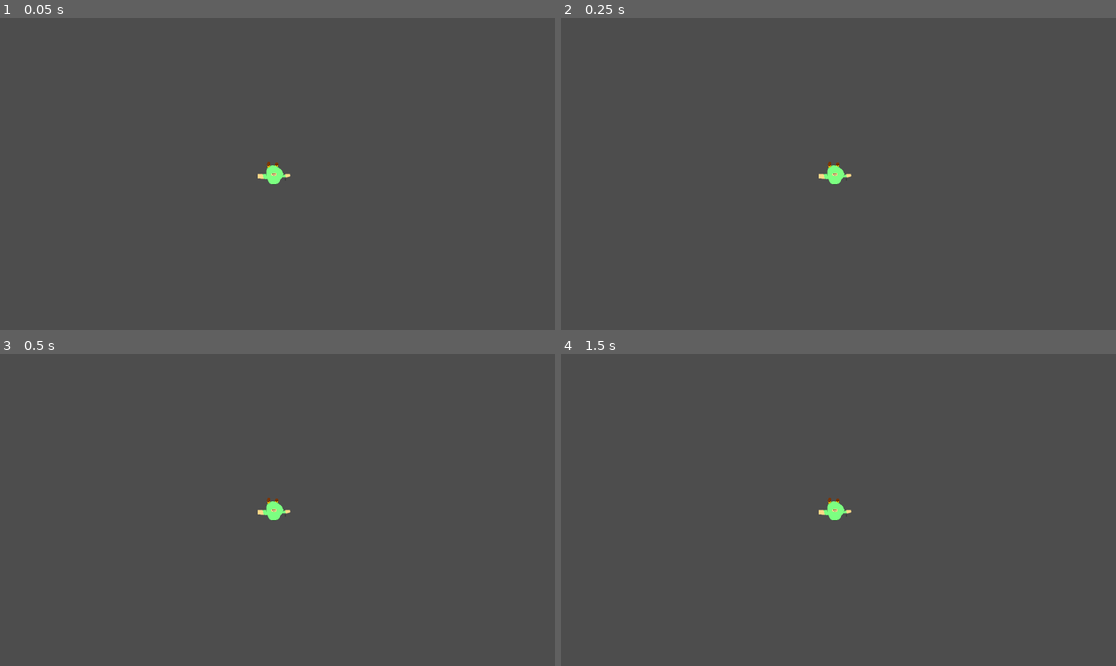
Above: before the commit, frames 1-4 (two rows, left to right).
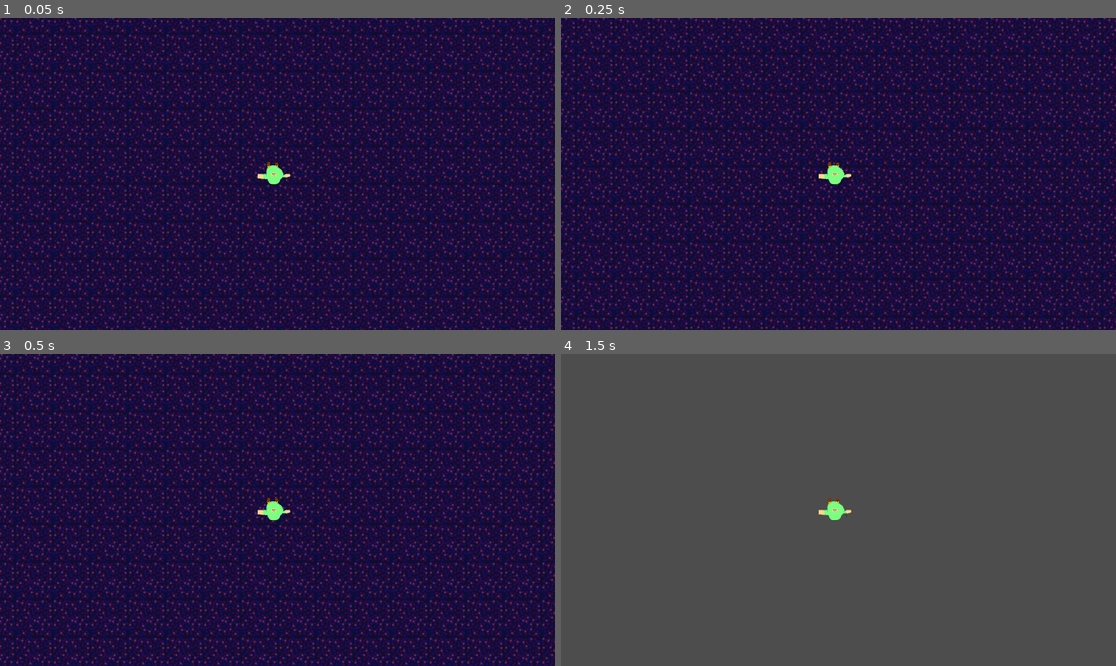
Above: after the commit, the same moments.

Repository: real-chicken-master/GDD112TempName
Game: Godot game, scene res://Minigames/maze/maze.tscn
Two runs of this game, one before a commit and one after it. Both use one fixed random seed, a clock stepped at 60 frames per second and the inputs below. This scene is started directly instead of the project's main scene.
Inputs:
- Up to frame 1 (0.05 s): no input
- Up to frame 2 (0.25 s): no input
- Up to frame 3 (0.5 s): no input
- Up to frame 4 (1.5 s): hold D (right1) from 0.53 s (still down); tap Down (down2) at 0.6 s; tap W (up1) at 0.77 s; tap Enter at 1.25 s; tap Left (left2) at 1.35 s

The runs differ from the first frame. In frame 1, 100% of the frame differs, in the area x 0-100%, y 0-100%; in frame 2, 100%; in frame 3, 100%; in frame 4, nothing differs.

Commit message:
Revert "Merge branch 'master' of https://github.com/real-chicken-master/GDD112TempName"
This reverts commit 8f732dfa539ef419b398885a67565c990626938b, reversing
changes made to 2806bde48f9fc8840e6a386042cf2a2f94ae796d.

Diff:
--- a/Minigames/maze/maze.gd
+++ b/Minigames/maze/maze.gd
@@ -1,23 +1,12 @@
 extends Node2D
 
-var mazeArray: Array[Array] = []
-const MAZE_WIDTH = 32
-const MAZE_HEIGHT = 18
-
+var mazeArray: Array[Vector2]
 # Called when the node enters the scene tree for the first time.
 func _ready():
-
-
 	for camera in get_tree().get_nodes_in_group("camera"):
 		camera.zoom = Vector2(0.6,0.6)
-
-	#Array X
-	for numX in MAZE_WIDTH:
-		mazeArray.append([])
-
-		for numY in MAZE_HEIGHT:
-			mazeArray[numX].append(true)
-
-	for numX in MAZE_WIDTH:
-		for numY in MAZE_HEIGHT:
-			print(mazeArray[numX][numY])
+	for num in 32:
+		for num2 in 18:
+			mazeArray.push_back(Vector2(num,num2))
+	for num in mazeArray.size():
+		$TileMap.set_cell(0,mazeArray[num],0,Vector2i(0, 0))
Not shown: 1 places in Minigames/maze/maze.tscn that only renumber resources
